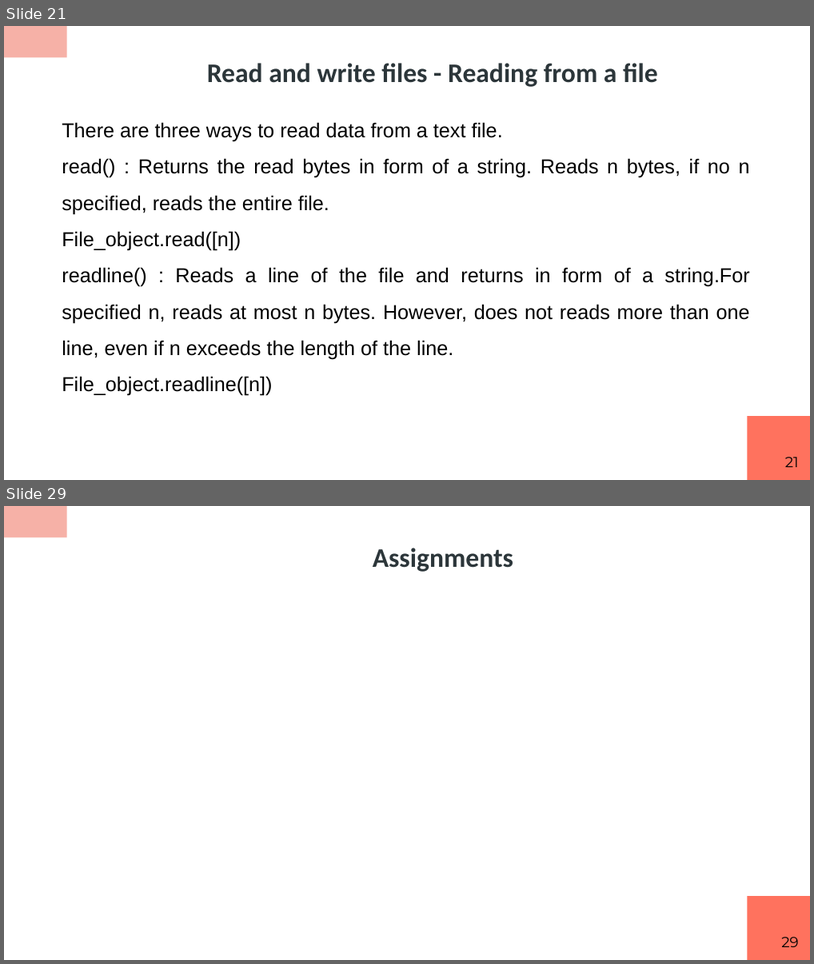
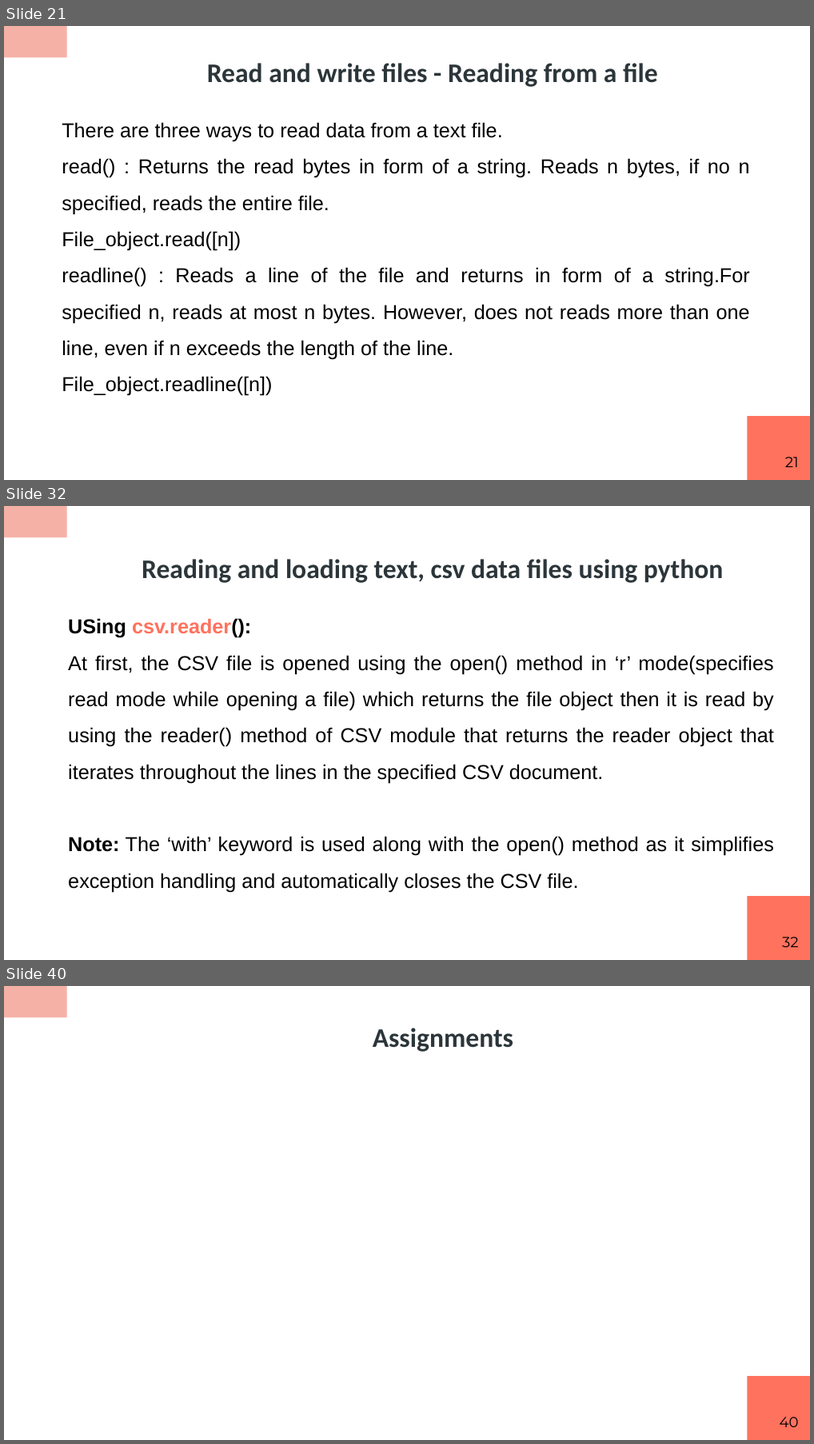
Before and after one commit to RashmivernekarN/ai_with_python_keonics, a slide deck: module2/ppt/Python Scripting.pptx. Shown one above the other, each under a label of ours: slides 21 and 29 before the commit, slides 21, 32 and 40 after it; the slides between them are not shown. The pictures are 814x964 and 814x1444 pixels, drawn with LibreOffice and Linux fonts; fonts in the diff are those of the drawing. Boxes give left, top, right and bottom in pixels: in the first picture for what was removed or moved away, otherwise in the second. Text is boxed around its words. In the diff, an @@ line names an element or a change of style, - is before the commit and + after.

```diff
--- a/module2/ppt/Python Scripting.pptx
+++ b/module2/ppt/Python Scripting.pptx
@@ slide 32 added at (4,506,810,960), background #FFFFFF; not listed: 2 template elements that a slide beside it also shows @@
@@ title added at (142,559,724,583), 24 pt, text #2C363A, bold @@
+Reading and loading text, csv data files using python
@@ text added at (68,618,774,892), 18 pt, text #000000 @@
+USing csv.reader():
+At first, the CSV file is opened using the open() method in ‘r’ mode(specifies read mode while opening a file) which returns the file object then it is read by using the reader() method of CSV module that returns the reader object that iterates throughout the lines in the specified CSV document.
+Note: The ‘with’ keyword is used along with the open() method as it simplifies exception handling and automatically closes the CSV file.
@@ page number added at (782,936,798,947), 13 pt, text #000000 @@
+32
@@ what was slide 29 is now slide 40 @@
@@ page number at (780,1416,799,1427): text changed @@
-29
+40
```
Also in this commit, not shown: 4 slides changed, 10 other slides added, 4 other files.
